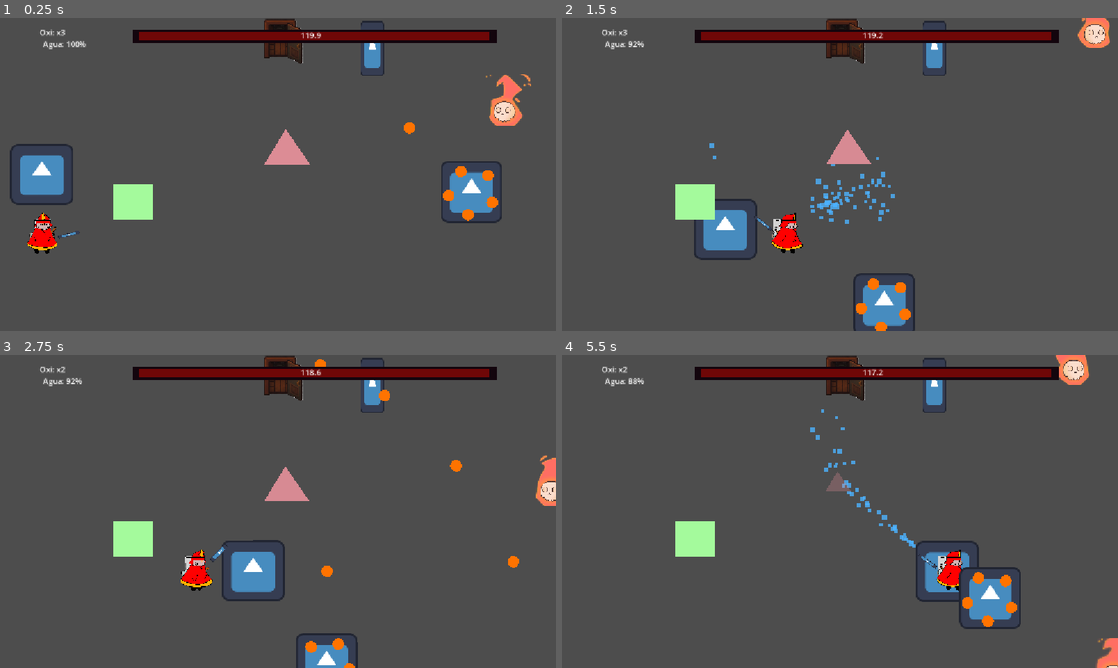
Above: before the commit, frames 1-4 (two rows, left to right).
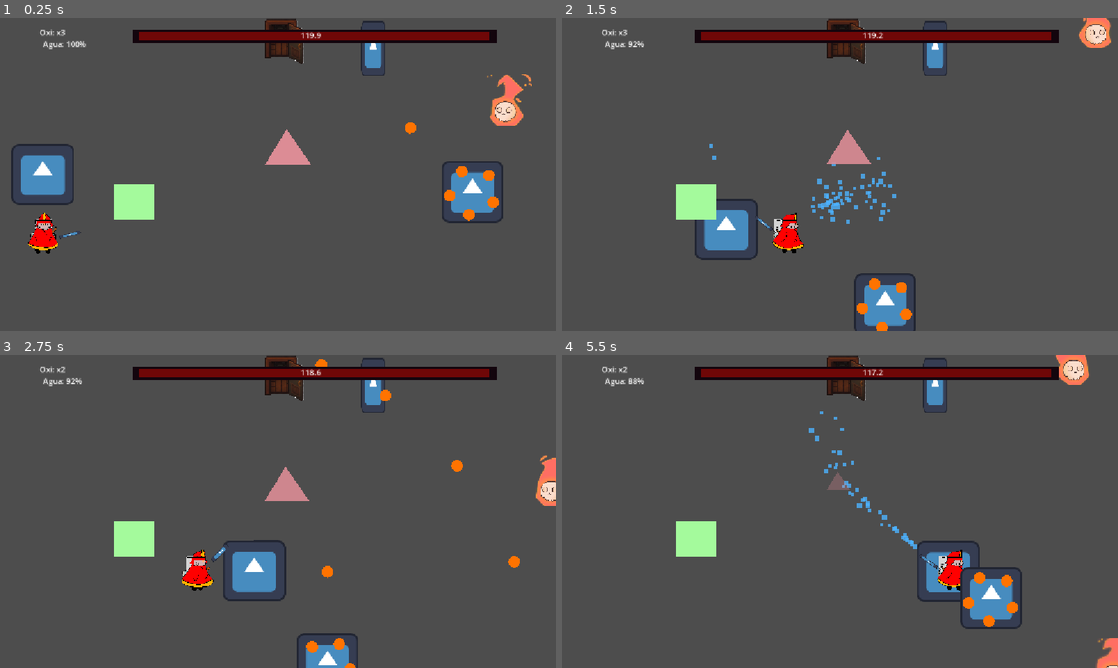
Above: after the commit, the same moments.

Repository: gsMolina02/GameJam
Game: Godot game, scene res://Scenes/escena_prueba.tscn
Two runs of this game, one before a commit and one after it. Both use one fixed random seed, a clock stepped at 60 frames per second and the inputs below. After the commit the project has no main scene; this scene is started directly in both runs. The engine's default icon, where the game draws it, is replaced by a stand-in: a white triangle on a blue panel in a dark square.
Inputs (mouse positions are in pixels of both pictures, inside the frame that each line leads up to):
- Up to frame 1 (0.25 s): no input
- Up to frame 2 (1.5 s): tap Enter (ui_accept) at 0.5, 0.77 s; move the mouse to (962, 158) at 0.52 s; press the mouse at (962, 158) at 0.53 s; hold D (right) from 0.53 s (still down); move the mouse to (728, 190) at 1.27 s; release the mouse at (728, 190) at 1.28 s; tap F (interact) at 1.35 s
- Up to frame 3 (2.75 s): tap Enter (ui_accept) at 1.52 s; move the mouse to (333, 442) at 2.02 s; release D (right) at 2.03 s; hold A (left) from 2.03 s (still down); right-click (333, 442) at 2.1 s
- Up to frame 4 (5.5 s): move the mouse to (812, 574) at 2.77 s; release A (left) at 2.78 s; hold D (right) 2.78-4.28 s; click (812, 574) at 2.85 s; tap Enter (ui_accept) at 3.02, 3.77, 4.52 s; move the mouse to (1006, 558) at 3.52 s; tap F (interact) at 3.6 s; move the mouse to (673, 464) at 4.27 s; hold A (left) 4.28-5.03 s; right-click (673, 464) at 4.35 s; move the mouse to (867, 511) at 5.02 s; press the mouse at (867, 511) at 5.03 s; hold D (right) from 5.03 s (still down)

The runs differ from the first frame. In frame 1, 1.2% of the frame differs, in the area x 1-96%, y 0-76%; in frame 2, 1.3%, in the area x 20-99%, y 0-100%; in frame 3, 0.8%; in frame 4, 1.1%.

Commit message:
feat: Agregados scripts cuarto_1 y cuarto_3, mejoras en room_manager y jefe

Diff:
--- a/BomberoMichiGame/Scenes/Levels/cuarto_2.tscn
+++ /dev/null
@@ -1,36 +0,0 @@
-[gd_scene load_steps=8 format=3 uid="uid://bebk1amggu0c8"]
-
-[ext_resource type="Script" uid="uid://ud6vpwak2bsk" path="res://Scripts/cuarto_2.gd" id="1_ypt4i"]
-[ext_resource type="PackedScene" uid="uid://bfra7nxi2wetn" path="res://personajes/personaje_principal/personaje_principal.tscn" id="2_mo1cc"]
-[ext_resource type="PackedScene" uid="uid://oysdlu64rb7d" path="res://Scenes/Entities/puerta.tscn" id="3_4eho5"]
-[ext_resource type="PackedScene" uid="uid://dl17mnvx428mm" path="res://Scenes/UI/hud.tscn" id="4_stldj"]
-[ext_resource type="Script" uid="uid://bmi6b0xff8sy" path="res://Scripts/room_manager.gd" id="5_bix44"]
-[ext_resource type="PackedScene" uid="uid://b2isyrlrybvoh" path="res://Scenes/Entities/fuego.tscn" id="7_o2lig"]
-[ext_resource type="PackedScene" uid="uid://ccbpd223shlq8" path="res://personajes/minions/minions.tscn" id="7_ul4w6"]
-
-[node name="Cuarto2" type="Node2D"]
-script = ExtResource("1_ypt4i")
-
-[node name="personajePrincipal" parent="." instance=ExtResource("2_mo1cc")]
-position = Vector2(571.99994, 459.99994)
-
-[node name="PuertaCuarto2" parent="." instance=ExtResource("3_4eho5")]
-position = Vector2(432, 550)
-escena_destino = "uid://c2fcfdi28gc84"
-nombre_puerta_destino = "PuertaCuarto1"
-
-[node name="HUD" parent="." instance=ExtResource("4_stldj")]
-
-[node name="Fuego" parent="." instance=ExtResource("7_o2lig")]
-position = Vector2(136, 226)
-
-[node name="Fuego2" parent="." instance=ExtResource("7_o2lig")]
-position = Vector2(507, 203)
-
-[node name="minions" parent="." instance=ExtResource("7_ul4w6")]
-position = Vector2(896, 583)
-
-[node name="RoomManager" type="Node" parent="."]
-script = ExtResource("5_bix44")
-enemigos_requeridos = 1
-fuegos_requeridos = 1
--- a/BomberoMichiGame/Scenes/Levels/level1/level1.tscn
+++ b/BomberoMichiGame/Scenes/Levels/level1/level1.tscn
@@ -11,4 +11,4 @@
 texture = ExtResource("1_7103a")
 
 [node name="personajePrincipal" parent="." instance=ExtResource("2_5rljr")]
-position = Vector2(541, 434)
+position = Vector2(583.99994, 170.99994)
--- a/BomberoMichiGame/Scenes/Levels/mundo_prueba_2d.tscn
+++ /dev/null
@@ -1,3 +0,0 @@
-[gd_scene format=3 uid="uid://iunb5cylo0wq"]
-
-[node name="MundoPrueba2D" type="Node2D"]
--- a/BomberoMichiGame/Scenes/escena_prueba.tscn
+++ b/BomberoMichiGame/Scenes/escena_prueba.tscn
@@ -11,10 +11,10 @@
 [ext_resource type="PackedScene" uid="uid://dl17mnvx428mm" path="res://Scenes/UI/hud.tscn" id="6_qjlt0"]
 [ext_resource type="PackedScene" uid="uid://bkxihhd4v43qm" path="res://Interfaces/puse_menu.tscn" id="7_pause"]
 [ext_resource type="PackedScene" uid="uid://oysdlu64rb7d" path="res://Scenes/Entities/puerta.tscn" id="11_p5njm"]
-[ext_resource type="Script" path="res://Scripts/room_manager.gd" id="12_p5njm"]
+[ext_resource type="Script" uid="uid://bmi6b0xff8sy" path="res://Scripts/room_manager.gd" id="12_p5njm"]
 
 [node name="escenaPrueba" type="Node2D"]
-position = Vector2(428, 355)
+position = Vector2(430, 355)
 script = ExtResource("1_v2ygx")
 
 [node name="mascota" parent="." instance=ExtResource("1_uapuf")]
--- /dev/null
+++ b/BomberoMichiGame/Scripts/cuarto_1.gd
@@ -0,0 +1,68 @@
+extends Node2D
+
+func _ready():
+	print("🏠 Cuarto 1 cargado")
+
+	# Esperar un frame para que todo esté listo
+	await get_tree().process_frame
+
+	# IMPORTANTE: Verificar y forzar la inicialización del RoomManager
+	_inicializar_room_manager()
+
+	# Buscar al jugador
+	var jugador = get_tree().get_first_node_in_group("player_main")
+	if jugador:
+		print("  Jugador encontrado")
+		# Restaurar estado (vida y agua)
+		GameManager.restaurar_estado_jugador(jugador)
+		# Posicionar en la puerta correcta
+		GameManager.posicionar_jugador_en_puerta(jugador, self)
+	else:
+		push_warning("⚠️ No se encontró jugador en Cuarto1")
+
+func _inicializar_room_manager():
+	"""Inicializa y verifica el RoomManager"""
+	print("🔍 Buscando RoomManager en Cuarto1...")
+
+	# Buscar el nodo RoomManager (puede llamarse "Node" o "RoomManager")
+	var room_manager_node = null
+
+	# Primero buscar en el grupo
+	var room_managers = get_tree().get_nodes_in_group("room_manager")
+	if room_managers.size() > 0:
+		room_manager_node = room_managers[0]
+		print("  ✅ RoomManager encontrado en grupo")
+	else:
+		# Buscar manualmente por el script
+		print("  ⚠️ RoomManager no está en el grupo, buscando por script...")
+		for child in get_children():
+			if child.get_script() and child.get_script().resource_path.ends_with("room_manager.gd"):
+				room_manager_node = child
+				# Agregar al grupo
+				child.add_to_group("room_manager")
+				print("  ✅ RoomManager encontrado y agregado al grupo:", child.name)
+				break
+
+	if room_manager_node == null:
+		push_error("❌ NO SE ENCONTRÓ RoomManager en Cuarto1!")
+		return
+
+	# Verificar propiedades del RoomManager
+	print("  📊 Configuración del RoomManager:")
+	print("    - Vida sala:", room_manager_node.vida_habitacion, "/", room_manager_node.vida_maxima_habitacion)
+	print("    - Perdiendo vida:", room_manager_node.perdiendo_vida)
+	print("    - Velocidad pérdida:", room_manager_node.velocidad_perdida)
+	print("    - Enemigos requeridos:", room_manager_node.enemigos_requeridos)
+	print("    - Fuegos requeridos:", room_manager_node.fuegos_requeridos)
+
+	# Verificar que esté en _process
+	if not room_manager_node.perdiendo_vida:
+		push_warning("⚠️ RoomManager NO está perdiendo vida! Activando...")
+		room_manager_node.perdiendo_vida = true
+
+	# Contar enemigos y fuegos actuales
+	var minions_count = get_tree().get_nodes_in_group("minion").size()
+	var fuegos_count = get_tree().get_nodes_in_group("fuego").size()
+	print("  🔢 Conteo actual:")
+	print("    - Minions en escena:", minions_count)
+	print("    - Fuegos en escena:", fuegos_count)
--- a/BomberoMichiGame/Scripts/room_manager.gd
+++ b/BomberoMichiGame/Scripts/room_manager.gd
@@ -42,7 +42,16 @@
 	# Emitir valor inicial
 	emit_signal("vida_habitacion_actualizada", vida_habitacion, vida_maxima_habitacion)
 
+var _debug_timer := 0.0
+var _debug_interval := 2.0  # Imprimir cada 2 segundos
+
 func _process(delta: float) -> void:
+	# Debug temporal para verificar que _process se está ejecutando
+	_debug_timer += delta
+	if _debug_timer >= _debug_interval:
+		_debug_timer = 0.0
+		print("⏱️ RoomManager _process activo | Vida:", "%.1f" % vida_habitacion, "| Perdiendo:", perdiendo_vida, "| Completada:", habitacion_completada)
+
 	if not perdiendo_vida or habitacion_completada:
 		return
 
--- a/BomberoMichiGame/project.godot
+++ b/BomberoMichiGame/project.godot
@@ -11,7 +11,6 @@
 [application]
 
 config/name="BomberoMichiGame"
-run/main_scene="uid://iunb5cylo0wq"
 config/features=PackedStringArray("4.5", "Forward Plus")
 config/icon="res://icon.svg"
 
Not shown: 1 places in BomberoMichiGame/Scenes/Entities/puerta.tscn that only renumber resources
Not shown, added: BomberoMichiGame/Scripts/cuarto_1.gd.uid
Empty file added: BomberoMichiGame/Scripts/cuarto_3.gd
Not shown, added: BomberoMichiGame/Scripts/cuarto_3.gd.uid
